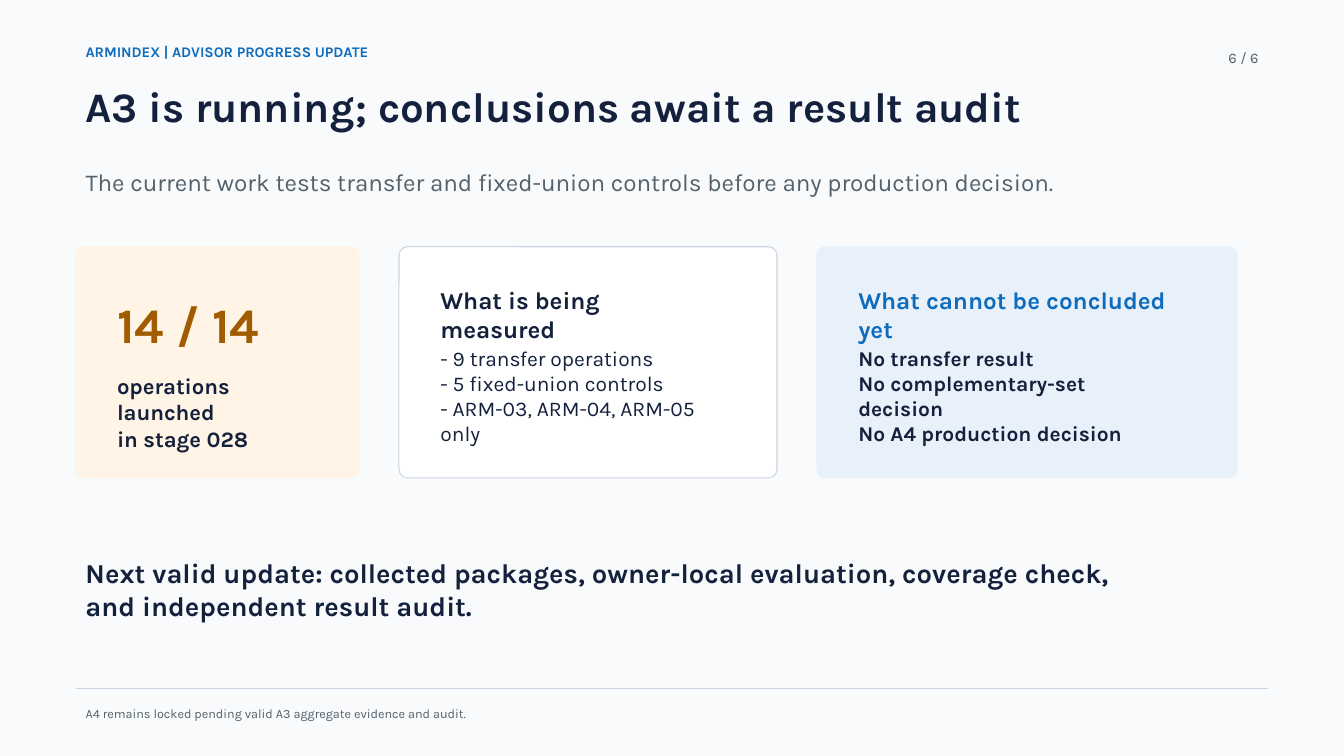
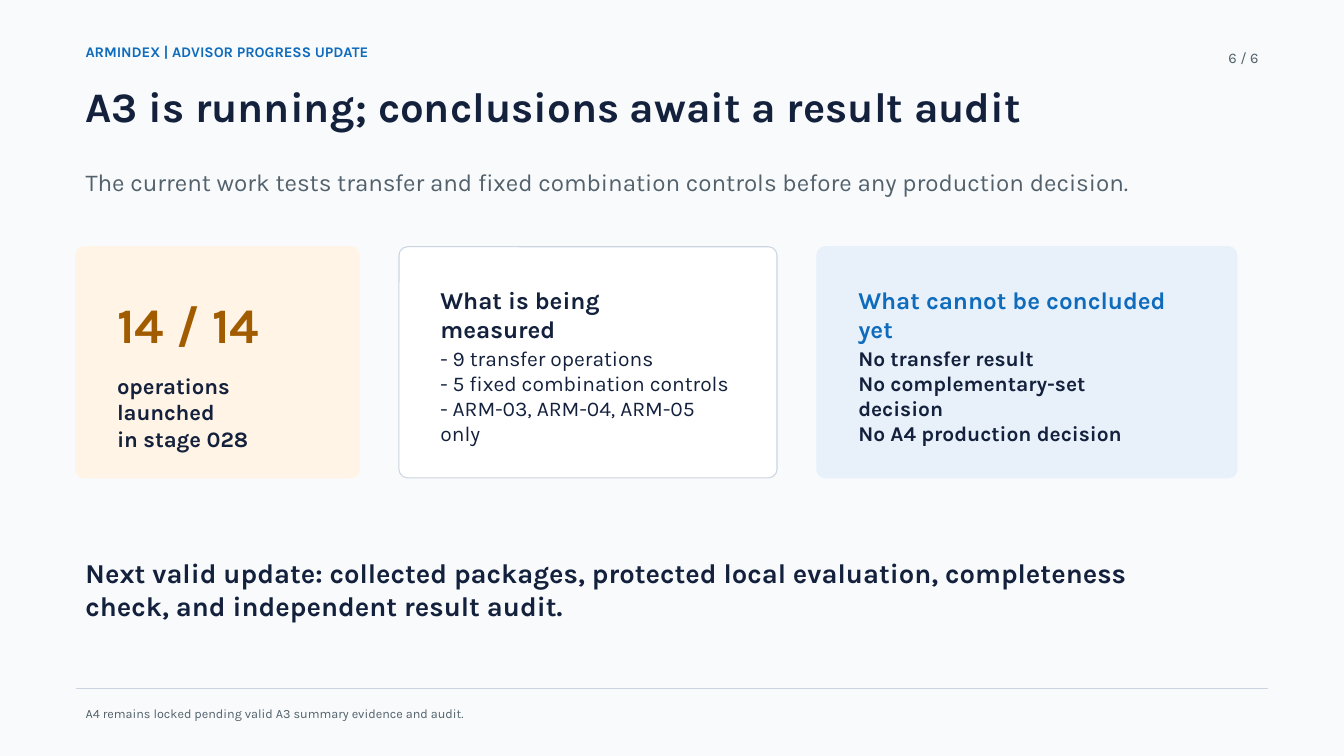
Before and after one commit to siriponsri/myIS, a slide deck: slide 6 of docs/presentation/progress/ArmIndex_Progress_A0_A3_2026-08-18.pptx. Drawn at 1344x756 pixels with LibreOffice and Linux fonts; fonts in the diff are those of the drawing. Boxes give left, top, right and bottom in pixels: in the first picture for what was removed or moved away, otherwise in the second. Text is boxed around its words. In the diff, an @@ line names an element or a change of style, - is before the commit and + after.

```diff
--- a/docs/presentation/progress/ArmIndex_Progress_A0_A3_2026-08-18.pptx
+++ b/docs/presentation/progress/ArmIndex_Progress_A0_A3_2026-08-18.pptx
@@ text at <box>86,174,1128,197</box>: text changed @@
-The current work tests transfer and fixed-union controls before any production decision.
+The current work tests transfer and fixed combination controls before any production decision.
@@ text at <box>453,376,729,392</box>: text changed @@
-- 5 fixed-union controls
+- 5 fixed combination controls
@@ text at <box>85,563,1126,623</box>: text changed @@
-Next valid update: collected packages, owner-local evaluation, coverage check, and independent result audit.
+Next valid update: collected packages, protected local evaluation, completeness check, and independent result audit.
@@ text at <box>86,709,464,721</box>: text changed @@
-A4 remains locked pending valid A3 aggregate evidence and audit.
+A4 remains locked pending valid A3 summary evidence and audit.
```
Also in this commit, not shown: 4 other slides changed, 5 other files.
